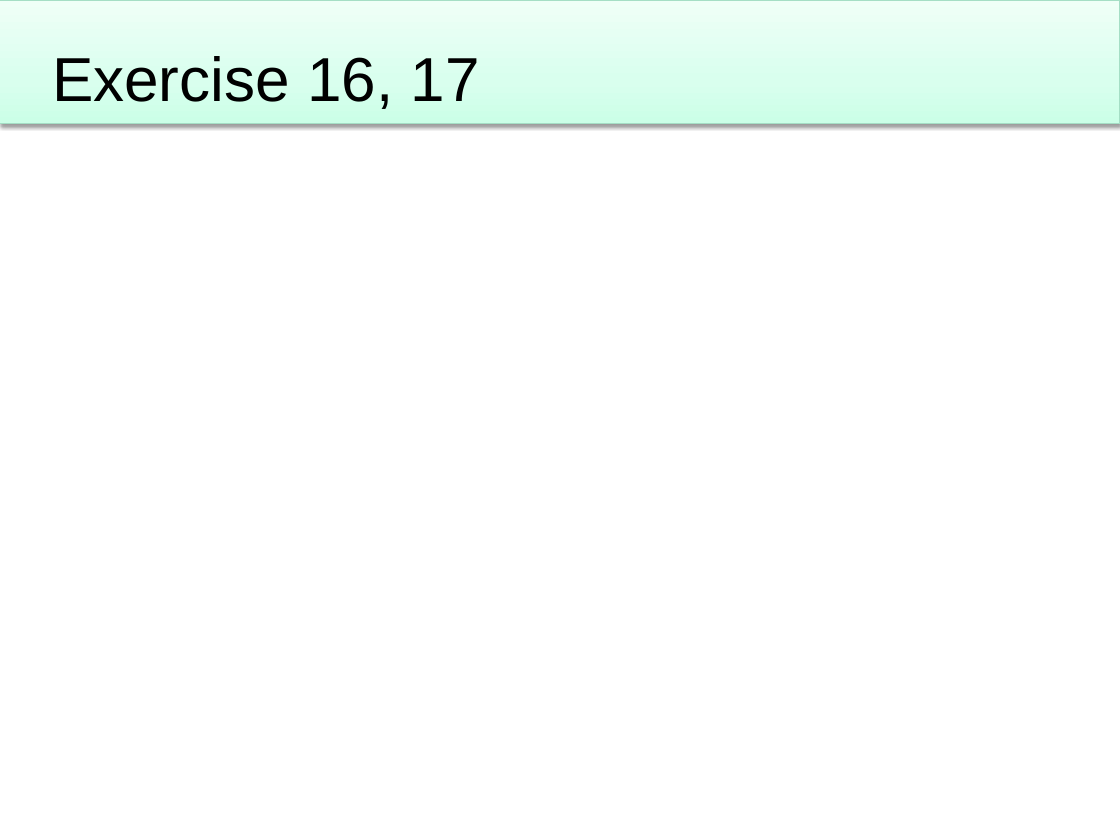
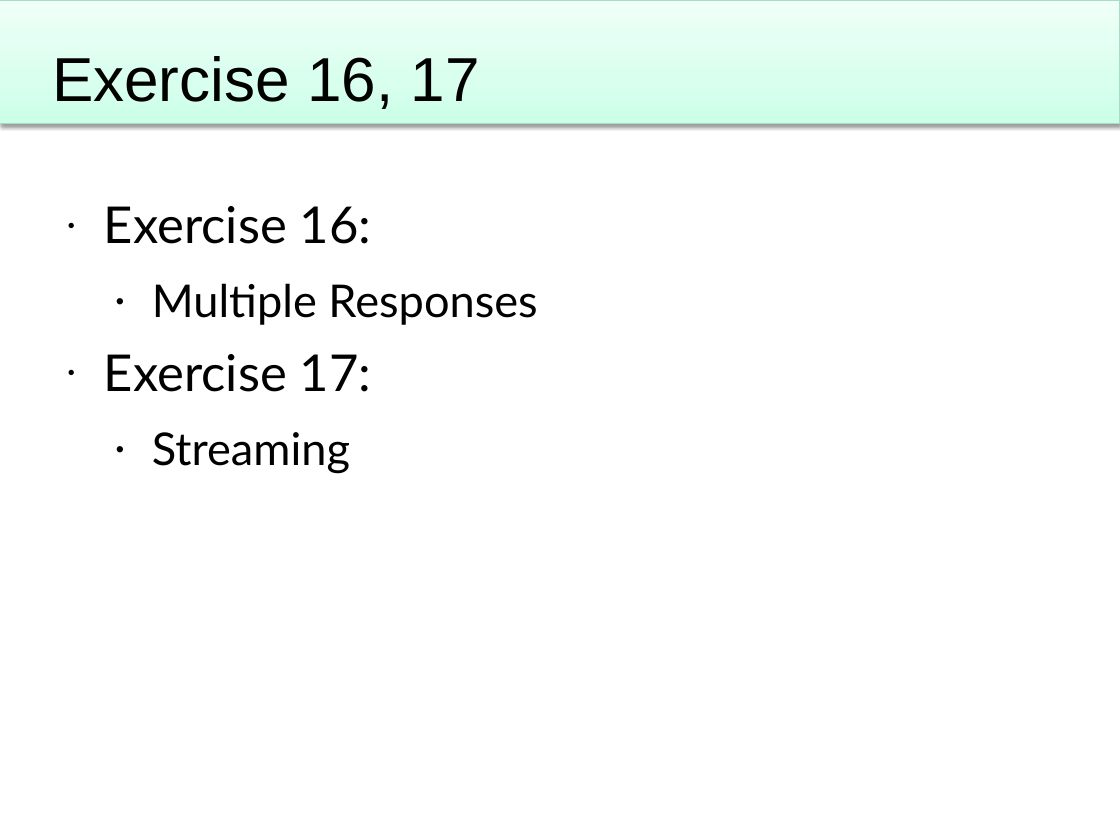
Before and after one commit to Particular/Course.Slides, a slide deck: slide 92 of EnterpriseDevelopmentWithNServiceBus.pptx (slide 94 before the commit). Drawn at 1120x840 pixels with LibreOffice and Linux fonts; fonts in the diff are those of the drawing; background and template pictures are left out. Boxes give left, top, right and bottom in pixels: in the first picture for what was removed or moved away, otherwise in the second. Text is boxed around its words. In the diff, an @@ line names an element or a change of style, - is before the commit and + after.

```diff
--- a/EnterpriseDevelopmentWithNServiceBus.pptx
+++ b/EnterpriseDevelopmentWithNServiceBus.pptx
@@ text added at [104,206,537,474], 32 pt, text #000000 @@
+• Exercise 16:
+  • Multiple Responses
+• Exercise 17:
+  • Streaming
```
Also in this commit, not shown: 11 other slides changed, 2 slides removed, 1 other file.
